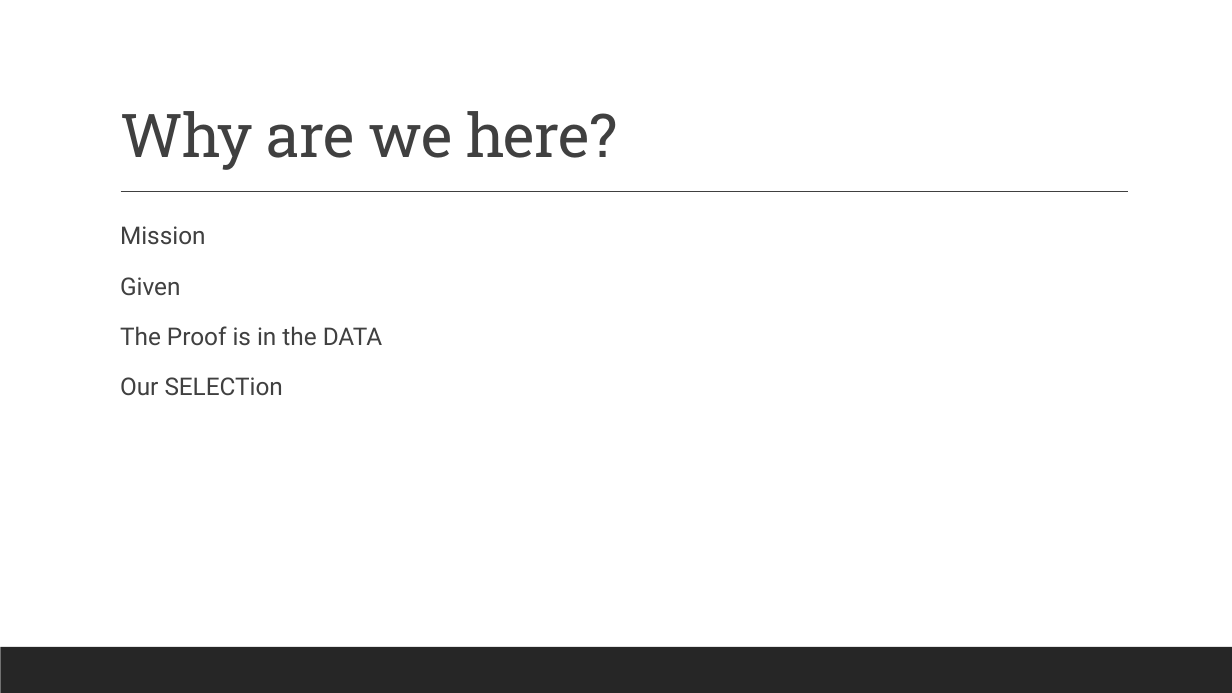
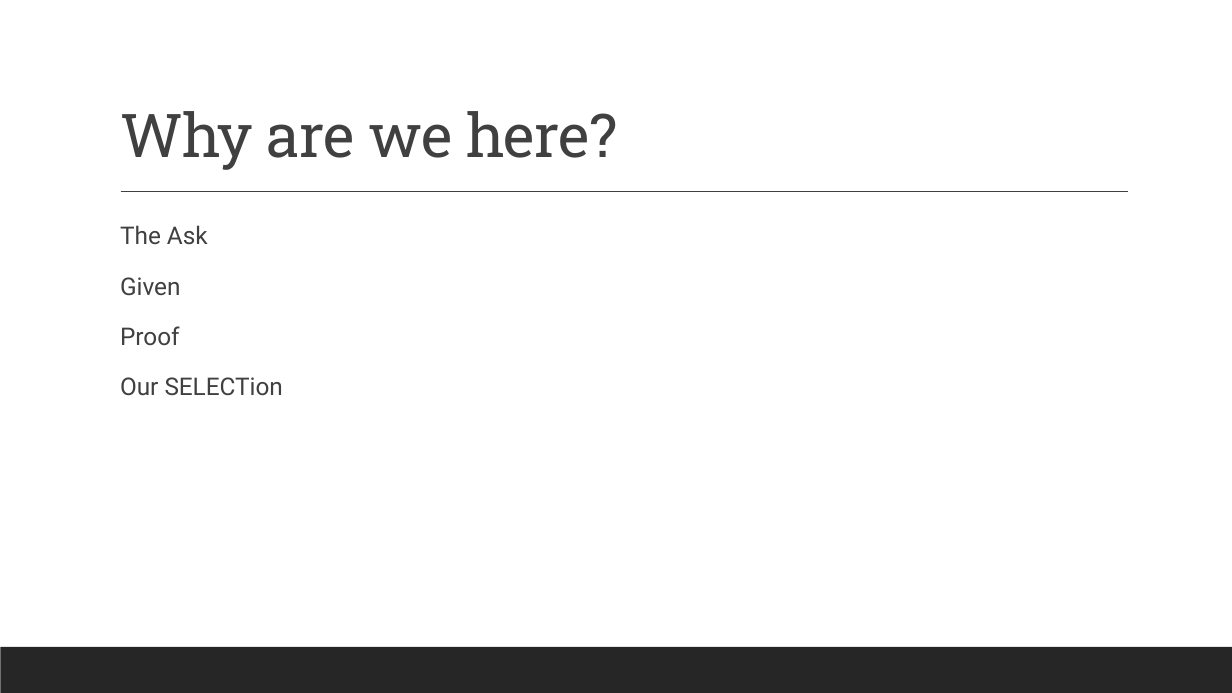
Before and after one commit to robertlanier/app-trader, a slide deck: slide 3 of presentation/app_trader_proposal.pptx. Drawn at 1232x693 pixels with LibreOffice and Linux fonts; fonts in the diff are those of the drawing. Boxes give left, top, right and bottom in pixels: in the first picture for what was removed or moved away, otherwise in the second. Text is boxed around its words. In the diff, an @@ line names an element or a change of style, - is before the commit and + after.

```diff
--- a/presentation/app_trader_proposal.pptx
+++ b/presentation/app_trader_proposal.pptx
@@ text at box(120, 225, 208, 245): text changed @@
-  Mission
+  The Ask
@@ text at box(120, 326, 180, 345): text changed @@
-  The Proof is in the DATA
+  Proof
```
Also in this commit, not shown: 2 other slides changed, 3 slides added, 1 slide removed.
